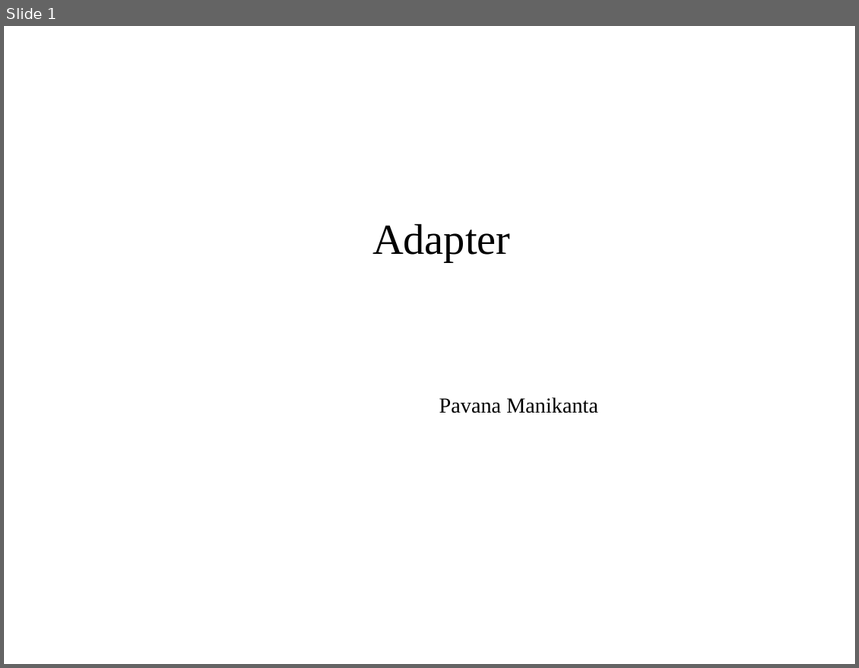
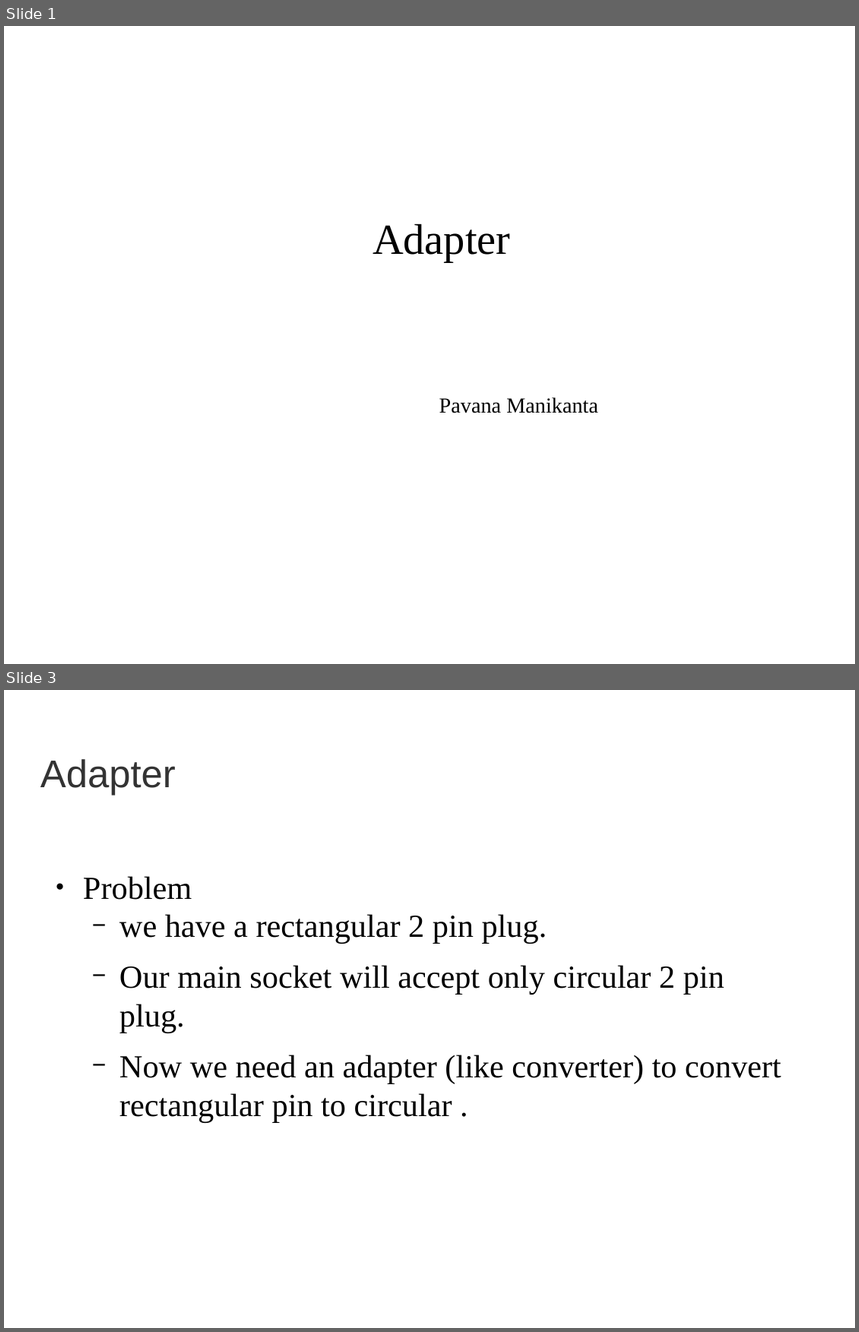
Before and after one commit to gitmadhu/DesignPatternsRepo, a slide deck: JavaDesignPatterns/Presentations/adaptor.odp. Shown one above the other, each under a label of ours: slide 1 before the commit, slides 1 and 3 after it; the slides between them are not shown. The pictures are 859x668 and 859x1332 pixels, drawn with LibreOffice and Linux fonts; fonts in the diff are those of the drawing; background and template pictures are left out. Boxes give left, top, right and bottom in pixels: in the first picture for what was removed or moved away, otherwise in the second. Text is boxed around its words. In the diff, an @@ line names an element or a change of style, - is before the commit and + after.

```diff
--- a/JavaDesignPatterns/Presentations/adaptor.odp
+++ b/JavaDesignPatterns/Presentations/adaptor.odp
@@ slide 3 added at (4, 690, 855, 1328), background picture (left out) @@
@@ title added at (40, 759, 176, 795), 36 pt, text #333333 @@
+Adapter
@@ text added at (83, 876, 781, 1122), 30 pt, text #000000 @@
+● Problem
+  − we have a rectangular 2 pin plug.
+  − Our main socket will accept only circular 2 pin plug.
+  − Now we need an adapter (like converter) to convert rectangular pin to circular .
```
Also in this commit, not shown: 1 slide changed, 1 other slide added, 1 other file.
